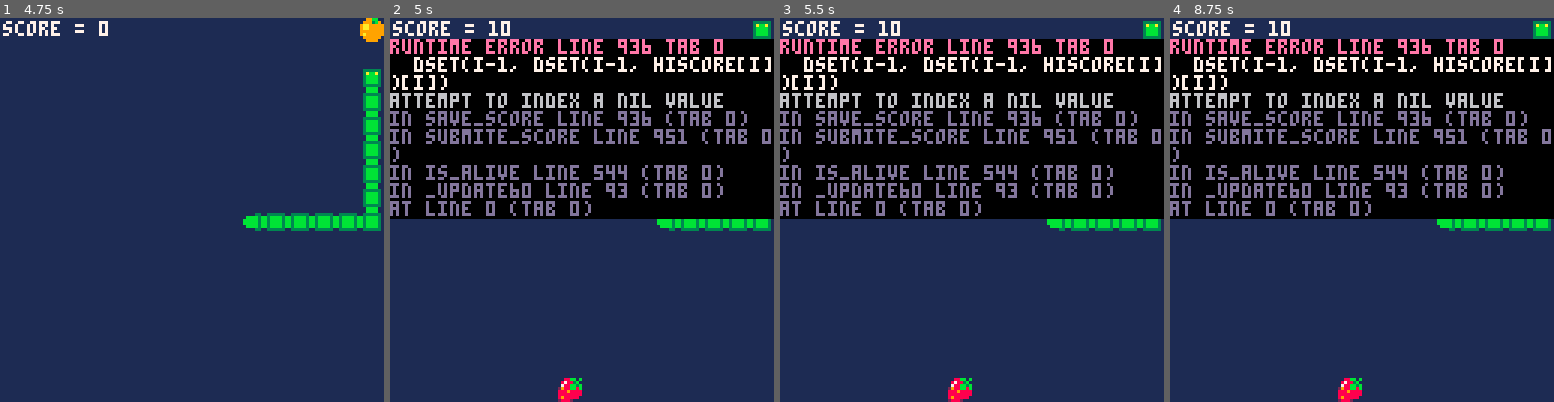
Above: before the commit, frames 1-4 (left to right).
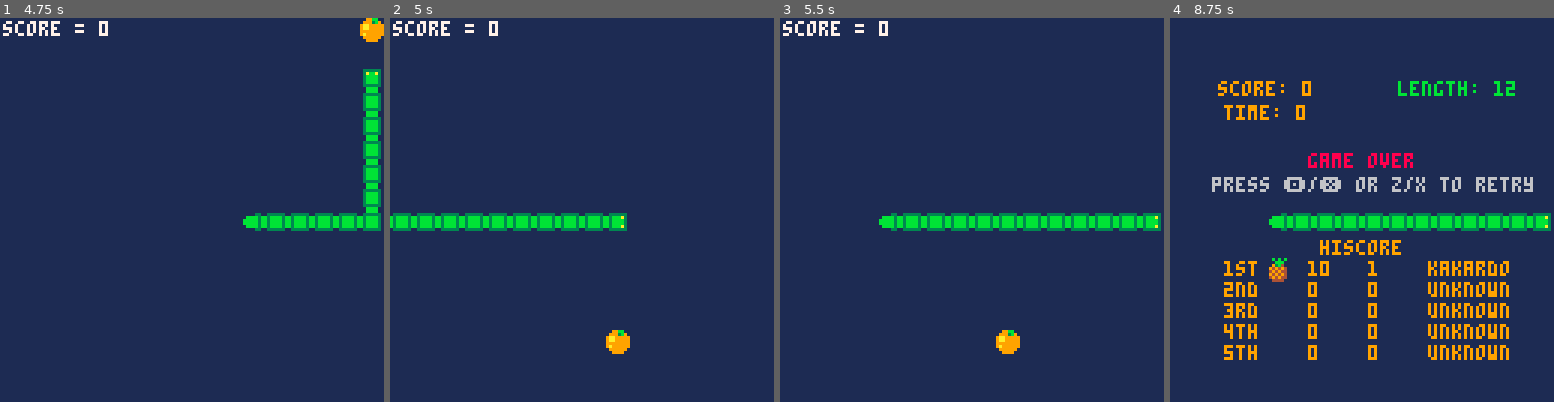
Above: after the commit, the same moments.

Repository: kakardo/Pico-8
Game: PICO-8 cartridge game carts/01 grone orm (snake clone)/snake.p8
Two runs of this game, one before a commit and one after it. Both use one fixed random seed, a clock stepped at 60 frames per second and the inputs below.
Inputs:
- Up to frame 1 (4.75 s): tap X (X key) at 0.33, 0.7, 1.43, 2.58, 3.1, 3.62, 4.13, 4.65 s; tap O (Z key) at 1.07, 1.8, 2.43, 3.07, 3.7, 4.33 s; hold Right 2.33-3.33 s; hold Right 3.38-4.22 s; hold Up 4.27-4.67 s; hold Right from 4.72 s (still down)
- Up to frame 2 (5 s): keep holding Right; tap O (Z key) at 4.97 s
- Up to frame 3 (5.5 s): keep holding Right; tap X (X key) at 5.17 s
- Up to frame 4 (8.75 s): tap O (Z key) every 0.63 s from 5.6 to 8.13 s; tap X (X key) every 0.52 s from 5.68 to 8.27 s; release Right at 5.72 s; hold Down 5.77-6.1 s; hold Left 6.15-6.98 s; hold Right 7.03-8.03 s; hold Right from 8.08 s (still down)

Frame 1 is identical in both runs. In frame 2, 51% of the frame differs, in the area x 0-100%, y 0-100%; in frame 3, 49%; in frame 4, 54%.
Error before the commit: runtime error line 936 tab 0; dset(i-1, dset(i-1, hiscore[i])[i]); attempt to index a nil value

Commit message:
Fixed score and time saving system.

Diff:
--- a/game carts/01 grone orm (snake clone)/score.lua
+++ b/game carts/01 grone orm (snake clone)/score.lua
@@ -13,18 +13,15 @@
 
 function load_score()
 	for i = 1, 5 do
-		hiscore[i] = dget(i-1) or 0
-		time_played[i] = dget(i-1) or 0
+		hiscore[i]     = dget(i - 1) or 0
+		time_played[i] = dget(4 + i) or 0
 	end
 end
 
 function save_score()
 	for i = 1, 5 do
-		dset(i-1, hiscore[i])
-		dset(i-1, dset(i-1, hiscore[i])[i])
-
-		dset(i-1, time_played[i])
-		dset(i-1, dset(i-1, time_played[i])[i])
+		dset(i - 1, hiscore    [i])
+		dset(4 + i, time_played[i])
 	end
 end
 
@@ -33,9 +30,12 @@
 		if new_score > hiscore[i] then
 			for j = 5, i+1, -1 do
 				hiscore[j] = hiscore[j-1]
+				time_played[j] = time_played[j-1]
 			end
+
 			hiscore[i] = new_score
 			time_played[i] = flr(cycle_cnt/60)
+
 			save_score()
 			return
 		end
